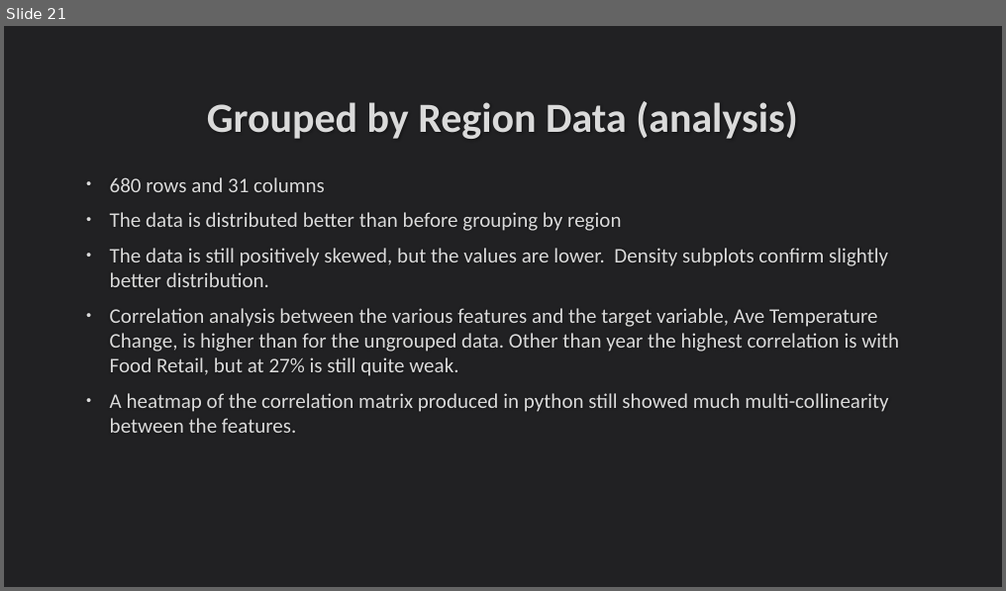
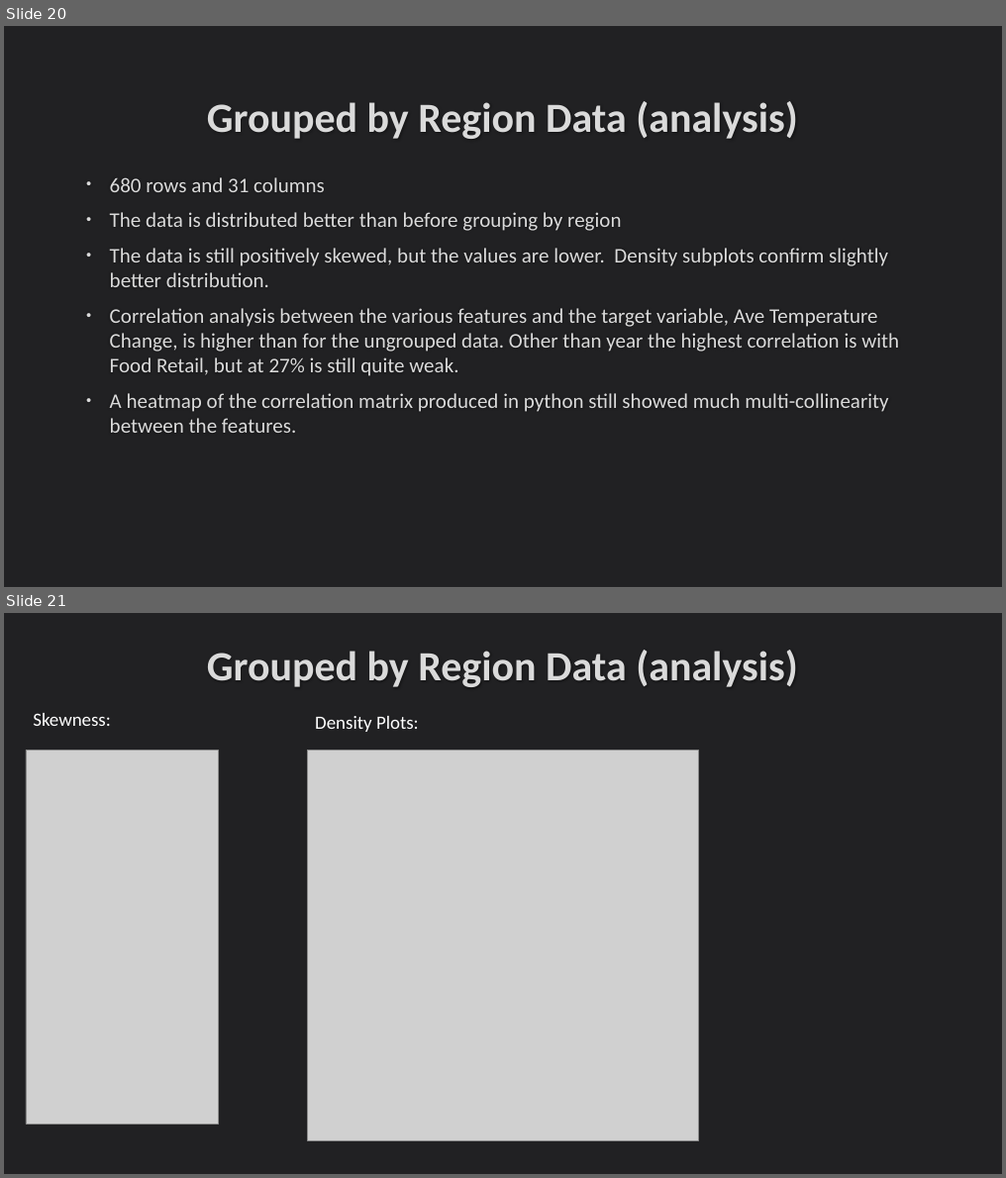
Before and after one commit to DavidFHarrison/2403PTDS_Regression_DH, a slide deck: Regression Project – PTDS 2403.pptx. Shown one above the other, each under a label of ours: slide 21 before the commit, slides 20 and 21 after it. The pictures are 1006x591 and 1006x1178 pixels, drawn with LibreOffice and Linux fonts; fonts in the diff are those of the drawing; grey boxes stand for pictures. Boxes give left, top, right and bottom in pixels: in the first picture for what was removed or moved away, otherwise in the second. Text is boxed around its words. In the diff, an @@ line names an element or a change of style, - is before the commit and + after.

```diff
--- a/Regression Project – PTDS 2403.pptx
+++ b/Regression Project – PTDS 2403.pptx
@@ slide 21 added at [4,613,1002,1174], background #212123 @@
@@ title added at [207,650,798,687], 40 pt, text #DADADA, bold @@
+Grouped by Region Data (analysis)
@@ text added at [33,713,111,726], 18 pt, text #FFFFFF @@
+Skewness:
@@ text added at [315,716,419,732], 18 pt, text #FFFFFF @@
+Density Plots:
@@ picture added at [26,750,218,1124] @@
@@ picture added at [308,750,699,1141] @@
@@ what was slide 21 is now slide 20 @@
```
Also in this commit, not shown: 7 slides changed, 11 other slides added, 7 slides removed, 2 other files.
